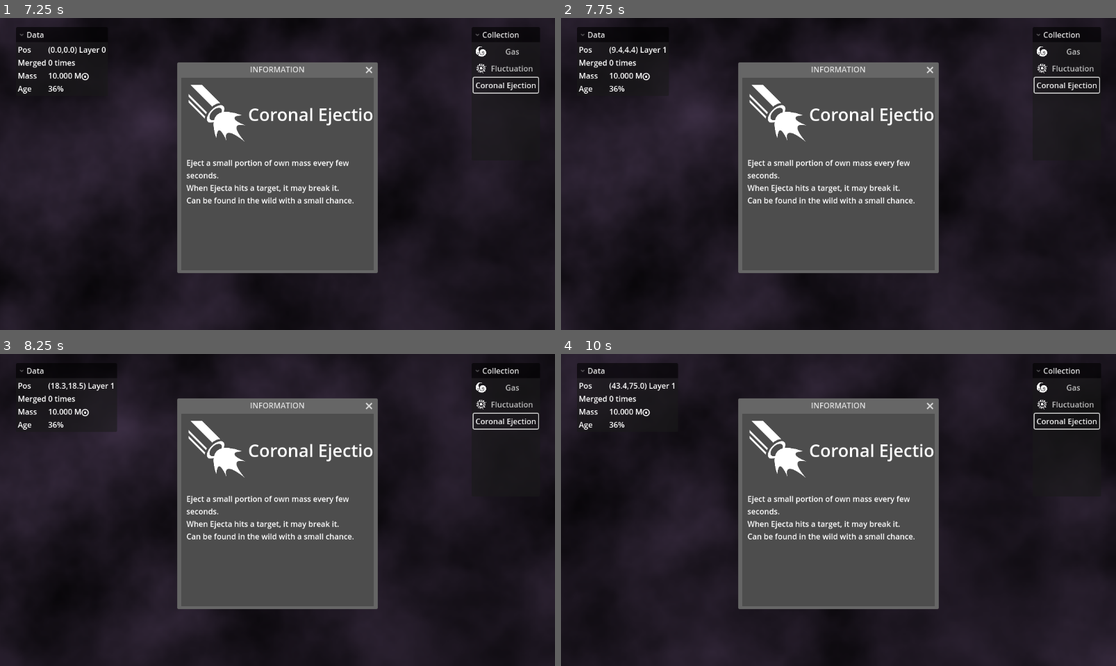
Above: before the commit, frames 1-4 (two rows, left to right).
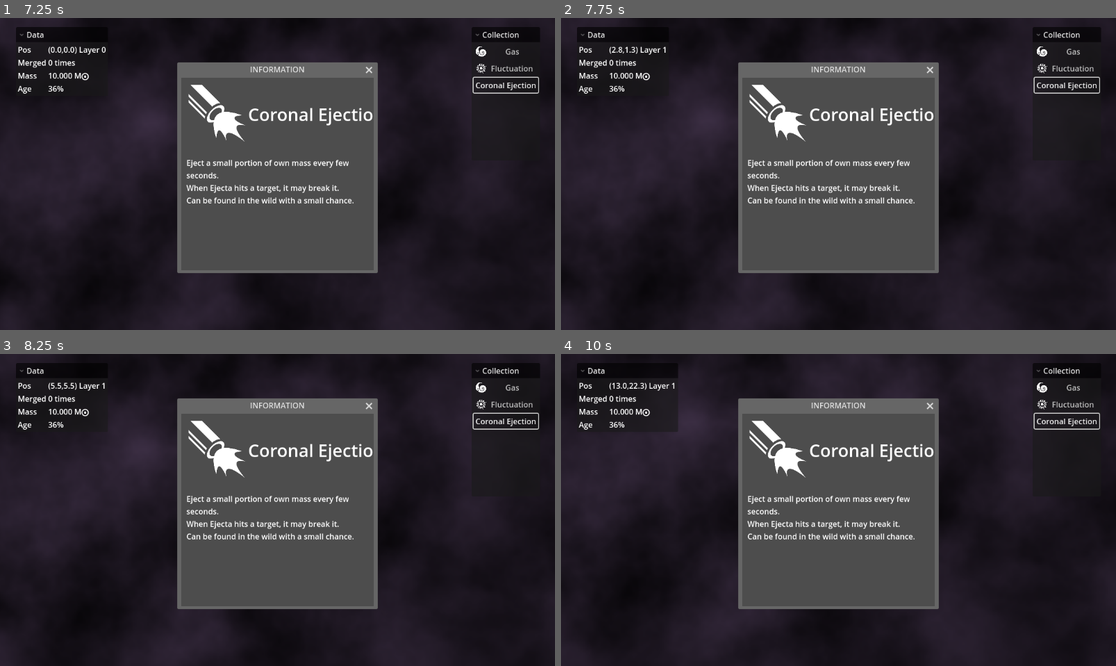
Above: after the commit, the same moments.

Repository: HellHoleStudios/ldjam58
Game: Godot game, scene res://scene/game.tscn
The game is run twice, just before and just after one commit, with the same random seed, the same clock (stepped at 60 frames per second) and the same inputs.
Inputs:
- Up to frame 1 (7.25 s): click "Gas" at 0.5 s; click "Fluctuation" at 1.25 s; click "Coronal Ejection" at 2 s; click "Gas" at 2.75 s; click "Fluctuation" at 3.5 s; click "Coronal Ejection" at 4.25 s; click "Gas" at 5 s; click "Fluctuation" at 5.75 s; click "Coronal Ejection" at 6.5 s
- Up to frame 2 (7.75 s): tap Enter at 7.25 s; tap D (D) at 7.35 s; tap S (S) at 7.55 s
- Up to frame 3 (8.25 s): tap S (S) at 8.1 s
- Up to frame 4 (10 s): tap D (D) at 8.3, 9.6 s; tap A (A) at 8.85 s; tap S (S) at 9.05 s

Frame 1 is identical in both runs. In frame 2, less than 0.1% of the frame differs, in the area x 9-14%, y 9-12%; in frame 3, 0.3%; in frame 4, 4.1%, in the area x 0-99%, y 0-100%.

Commit message:
fix player speed issue and level issue

Diff:
--- a/script/game.gd
+++ b/script/game.gd
@@ -28,7 +28,7 @@
 	player_pos = $player.position
 	# 根据玩家能看到的范围确定boundary
 	boundary_radius = 1000 / ($player/Sprite/Camera2D.zoom.x)
-	density_ratio = 1000 / ($player/Sprite/Camera2D.zoom.x)
+	density_ratio = 1000 / (($player/Sprite/Camera2D.zoom.x)**2)
 
 	if not stars:
 		return
--- a/script/ui/collection_container.gd
+++ b/script/ui/collection_container.gd
@@ -35,7 +35,7 @@
 
 func to_roman(l):
 	if l>10:
-		return "Lv."+l
+		return "Lv."+str(l)
 	return ["","I","II","III","IV","V","VI","VII","VIII","IX","X"][l]
 
 func _on_window_close_requested() -> void:
--- a/script/ui/player.gd
+++ b/script/ui/player.gd
@@ -20,6 +20,10 @@
 
 func _physics_process(delta):
 	super (delta)
+
+	# 0. Speed
+	speed = 1000 / $Sprite/Camera2D.zoom.x
+	acceleration = 500 / $Sprite/Camera2D.zoom.x
 
 	# 1. Get the player input direction
 	var input_direction = Input.get_vector("A", "D", "W", "S").normalized()
